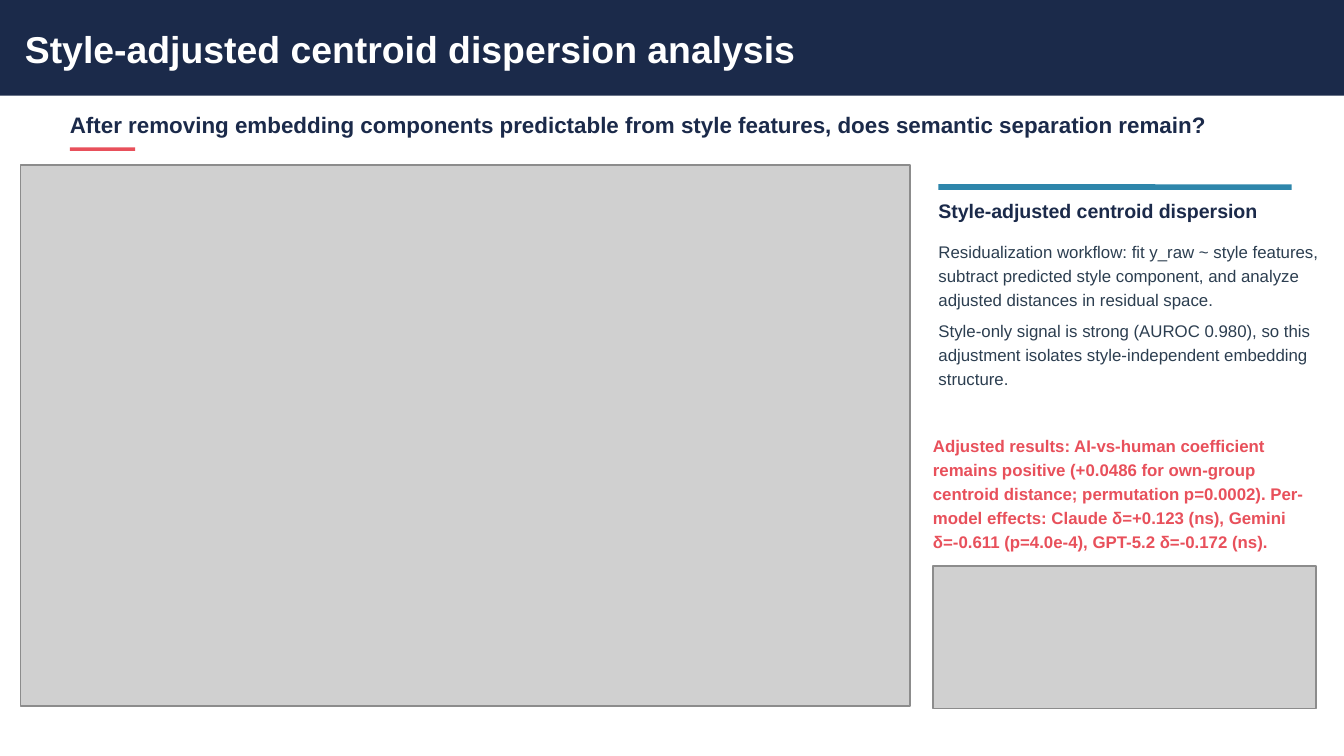
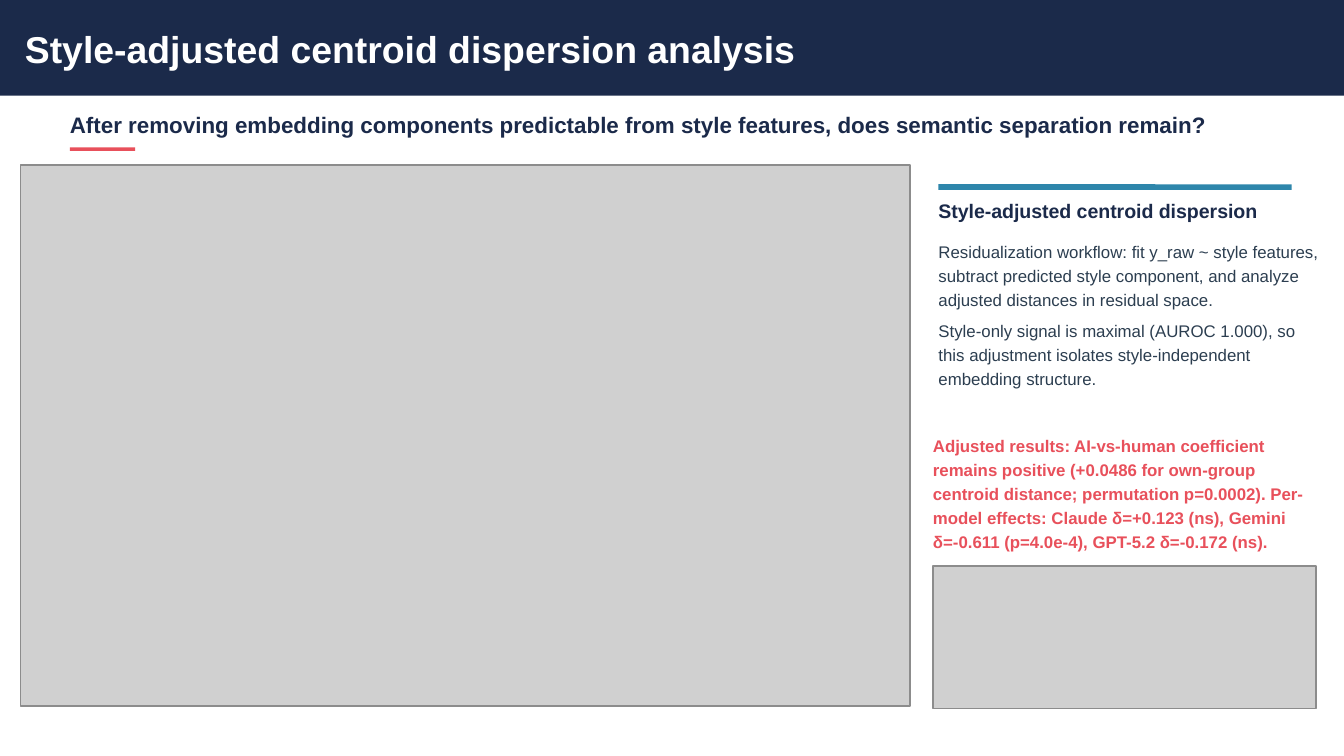
Before and after one commit to eveyhuang/human-AI-proposal, a slide deck: slide 16 of results/diversity_analysis_presentation_baseline_updated_20260218.pptx. Drawn at 1344x756 pixels with LibreOffice and Linux fonts; fonts in the diff are those of the drawing; grey boxes stand for pictures. Boxes give left, top, right and bottom in pixels: in the first picture for what was removed or moved away, otherwise in the second. Text is boxed around its words. In the diff, an @@ line names an element or a change of style, - is before the commit and + after.

```diff
--- a/results/diversity_analysis_presentation_baseline_updated_20260218.pptx
+++ b/results/diversity_analysis_presentation_baseline_updated_20260218.pptx
@@ text at (938, 325, 1295, 389): text changed @@
-Style-only signal is strong (AUROC 0.980), so this adjustment isolates style-independent embedding structure.
+Style-only signal is maximal (AUROC 1.000), so this adjustment isolates style-independent embedding structure.
```
Also in this commit, not shown: 9 other slides changed, 1 other file.
